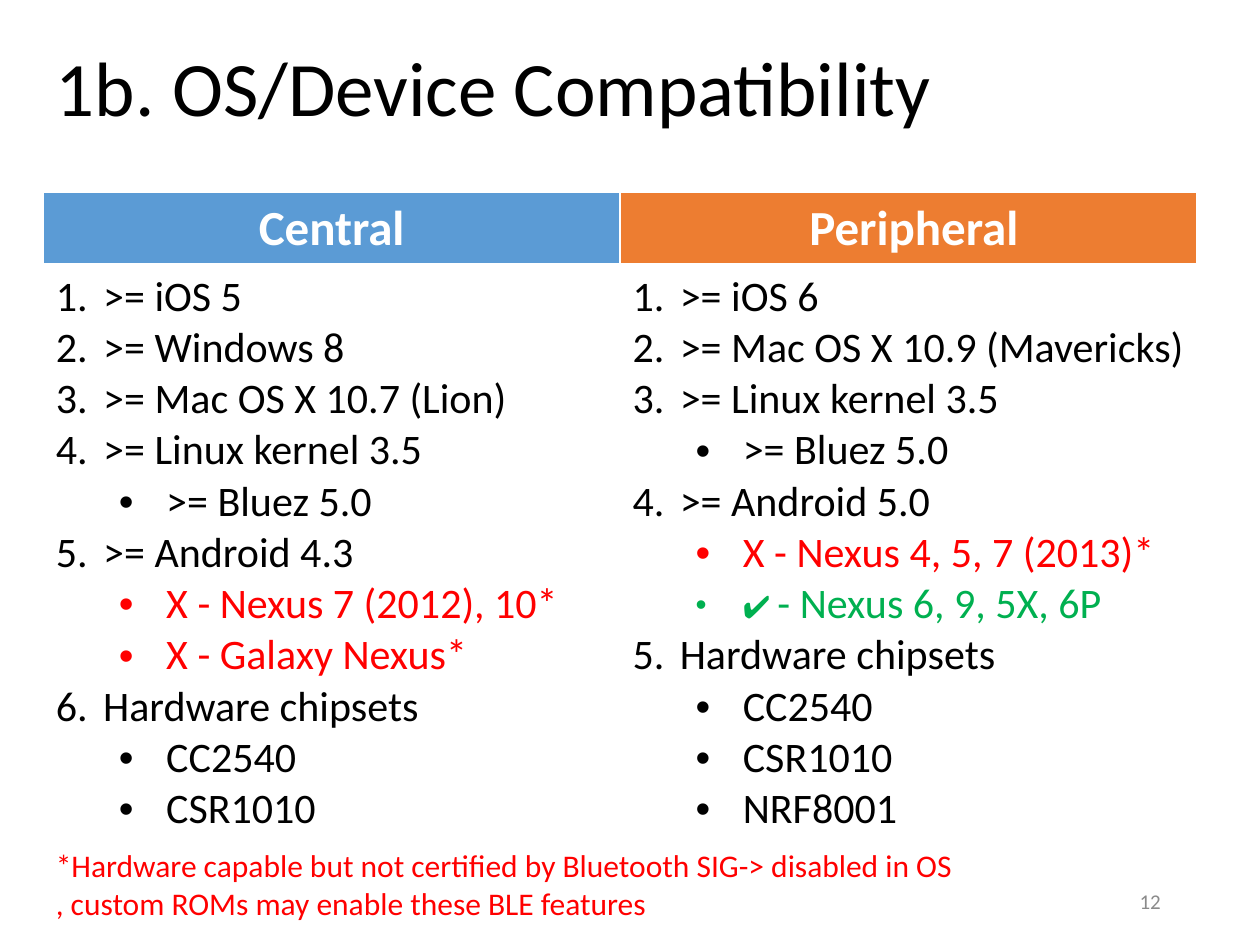
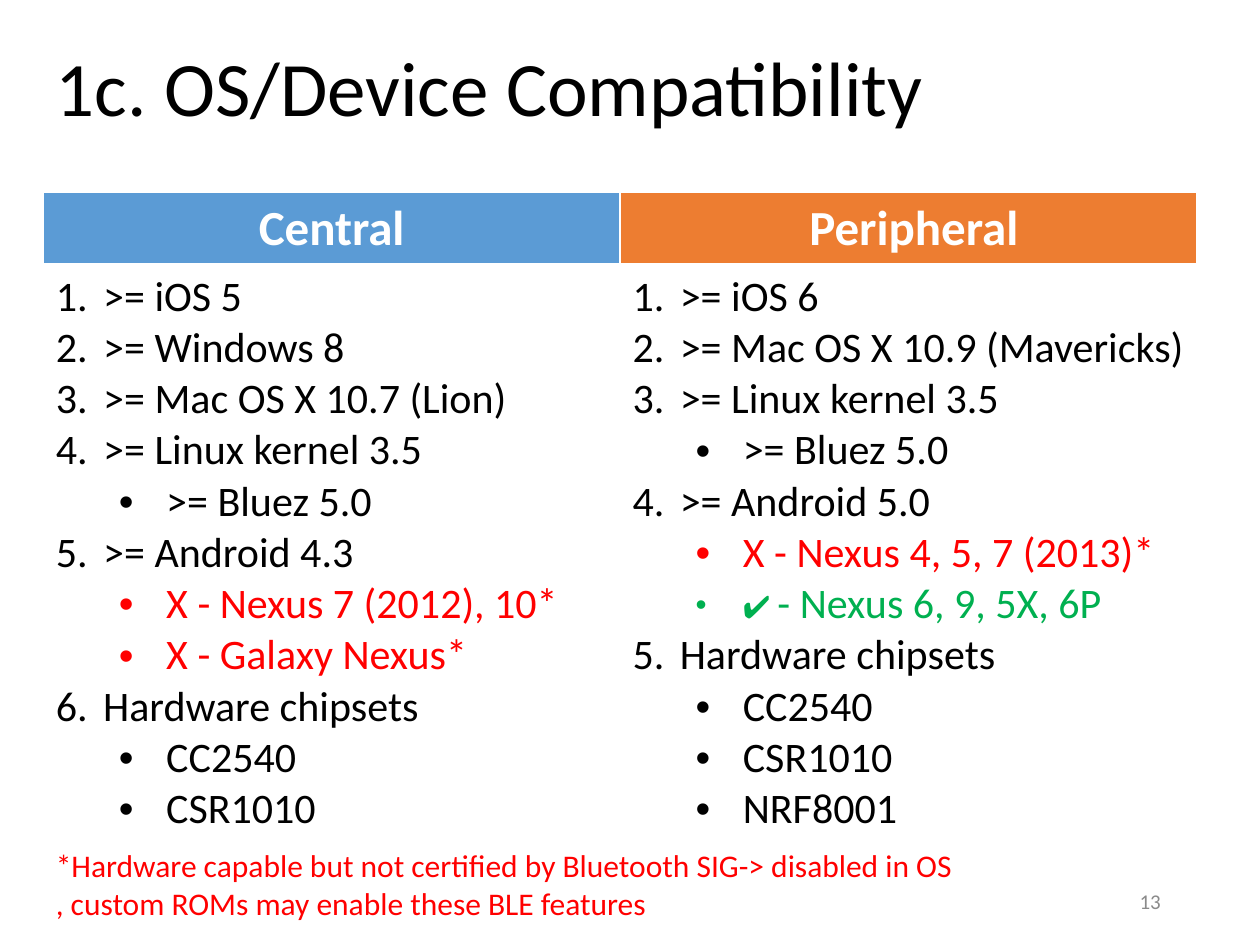
Before and after one commit to yeokm1/intro-to-ble, a slide deck: slide 13 of intro to ble.pptx (slide 12 before the commit). Drawn at 1260x945 pixels with LibreOffice and Linux fonts; fonts in the diff are those of the drawing. Boxes give left, top, right and bottom in pixels: in the first picture for what was removed or moved away, otherwise in the second. Text is boxed around its words. In the diff, an @@ line names an element or a change of style, - is before the commit and + after.

```diff
--- a/intro to ble.pptx
+++ b/intro to ble.pptx
@@ title at bbox=[56, 62, 922, 129]: text changed @@
-1b. OS/Device Compatibility
+1c. OS/Device Compatibility
@@ page number at bbox=[1140, 895, 1161, 909]: text changed @@
-12
+13
```
Also in this commit, not shown: 8 other slides changed, 1 slide added, 1 other file.
